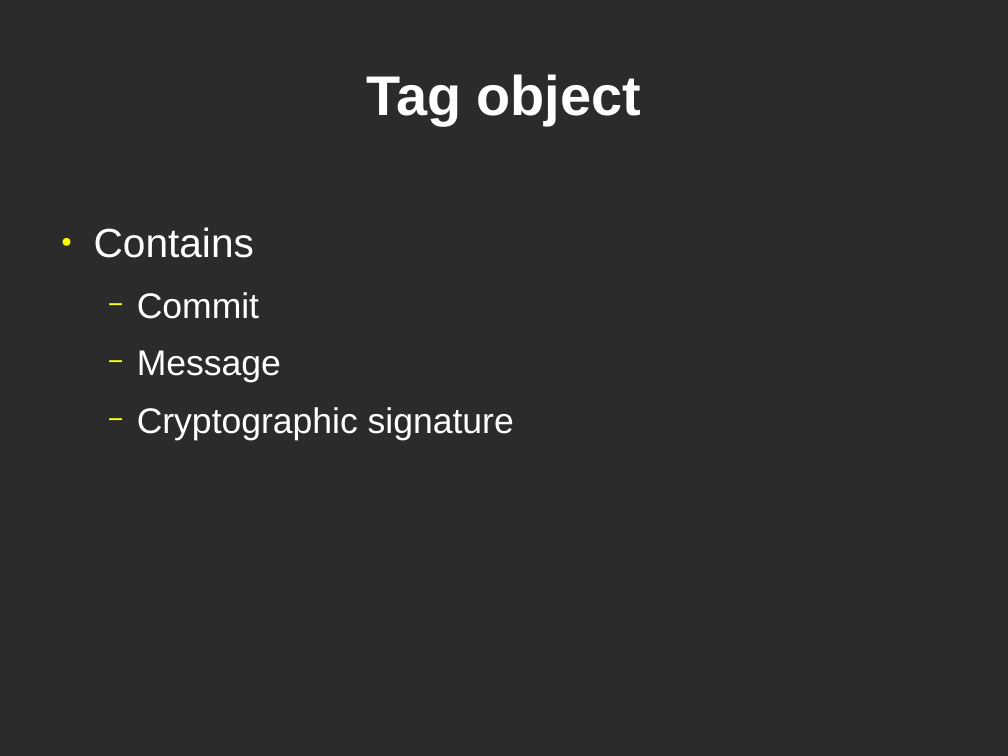
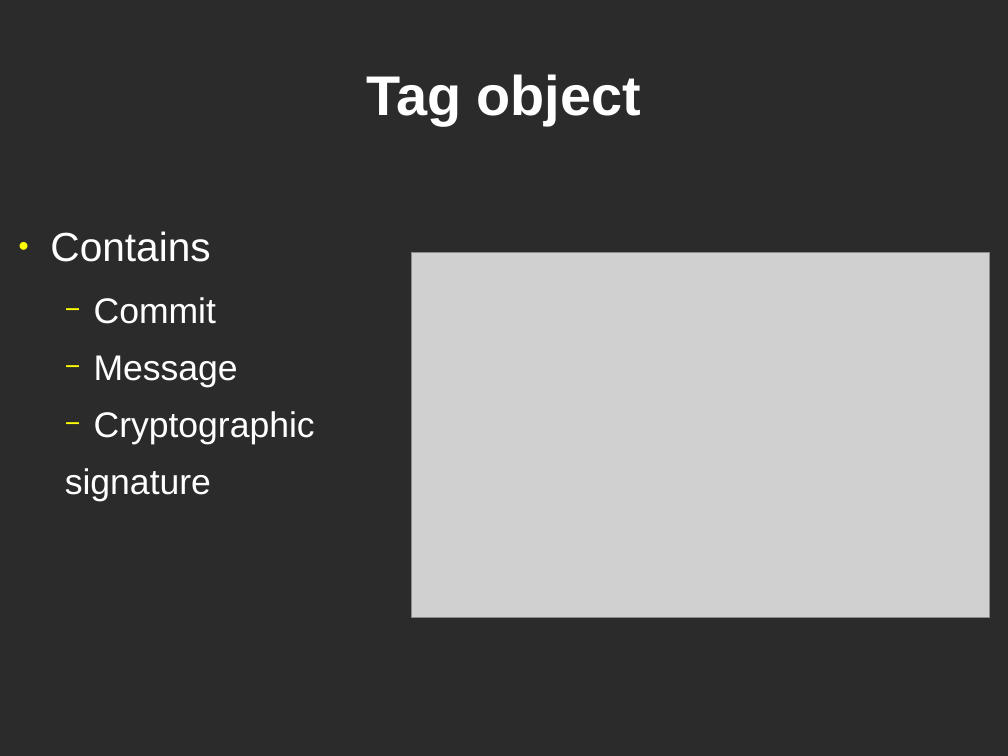
Before and after one commit to bjc/dvcs-git-slides, a slide deck: slide 10 of git.odp (slide 9 before the commit). Drawn at 1008x756 pixels with LibreOffice and Linux fonts; fonts in the diff are those of the drawing; grey boxes stand for pictures; background and template pictures are left out; a plain dark background stands for a picture behind light text. Boxes give left, top, right and bottom in pixels: in the first picture for what was removed or moved away, otherwise in the second. Text is boxed around its words. In the diff, an @@ line names an element or a change of style, - is before the commit and + after.

```diff
--- a/git.odp
+++ b/git.odp
@@ text "Contains": place and size @@
-text "Contains" at <box>94,227,514,440</box>
+text "Contains" at <box>50,231,315,502</box>
@@ picture added at <box>412,252,990,617</box> @@
@@ text at <box>65,411,315,502</box>: text changed @@
-  − Cryptographic signature
+  − Cryptographic
+  signature
```
Also in this commit, not shown: 5 other slides changed, 5 slides added, 1 slide removed.
